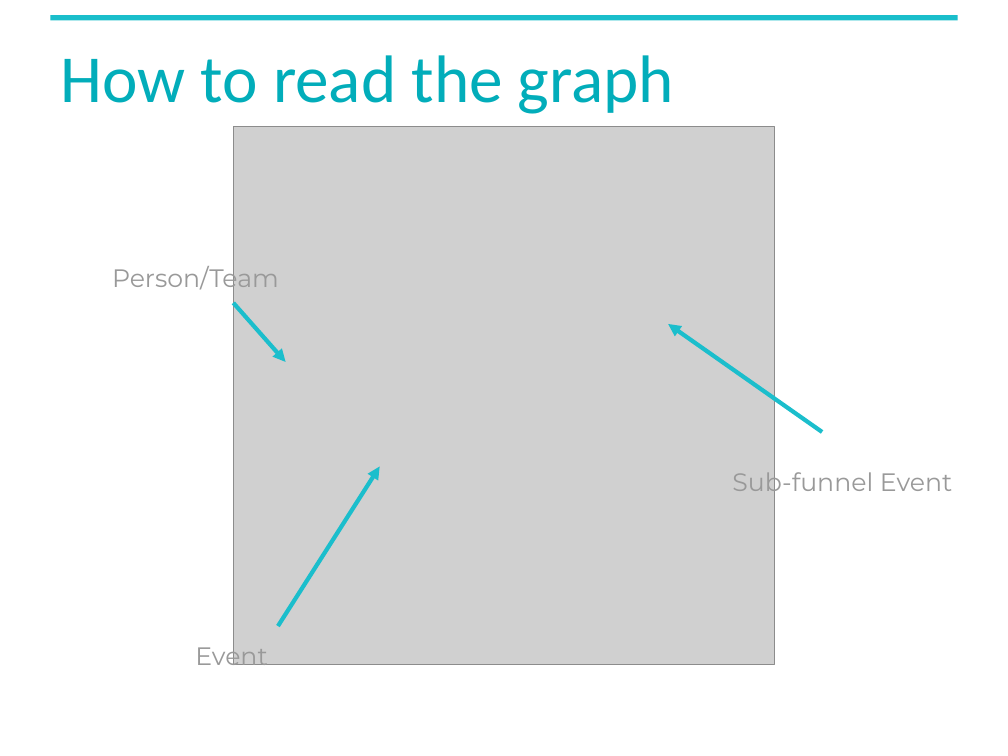
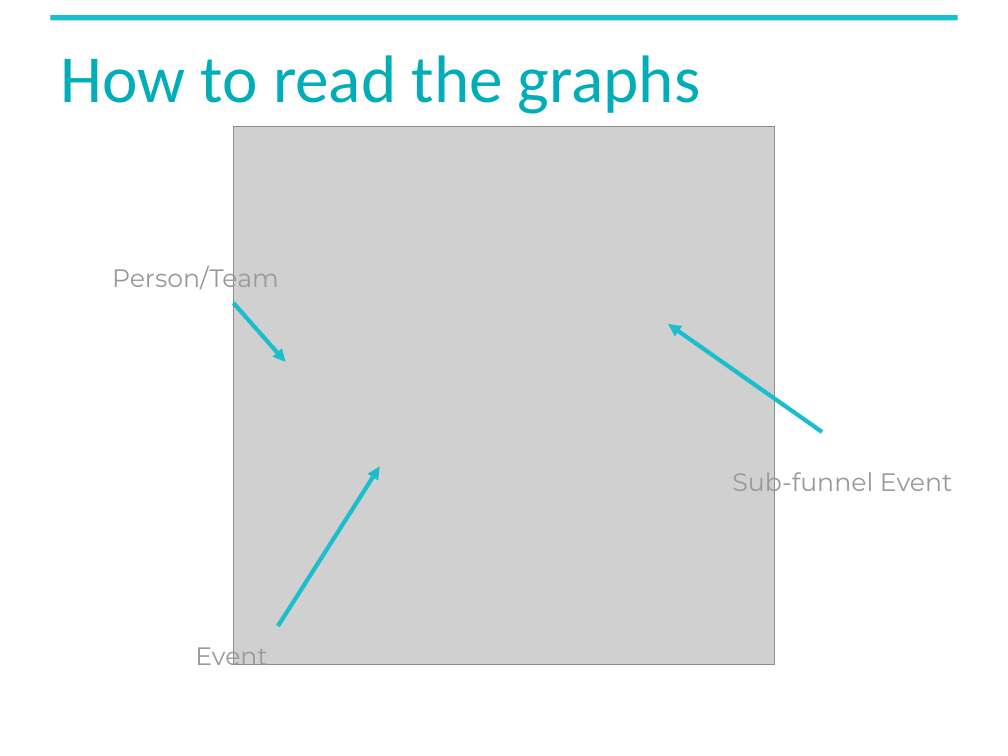
Before and after one commit to gwharris/NYU_network_analysis, a slide deck: slide 7 of reports/interim_presentation.pptx (slide 8 before the commit). Drawn at 1008x756 pixels with LibreOffice and Linux fonts; fonts in the diff are those of the drawing; grey boxes stand for pictures; background and template pictures are left out. Boxes give left, top, right and bottom in pixels: in the first picture for what was removed or moved away, otherwise in the second. Text is boxed around its words. In the diff, an @@ line names an element or a change of style, - is before the commit and + after.

```diff
--- a/reports/interim_presentation.pptx
+++ b/reports/interim_presentation.pptx
@@ title at (60, 55, 701, 114): text changed @@
-How to read the graph
+How to read the graphs
```
Also in this commit, not shown: 1 other slide changed, 5 slides added.
